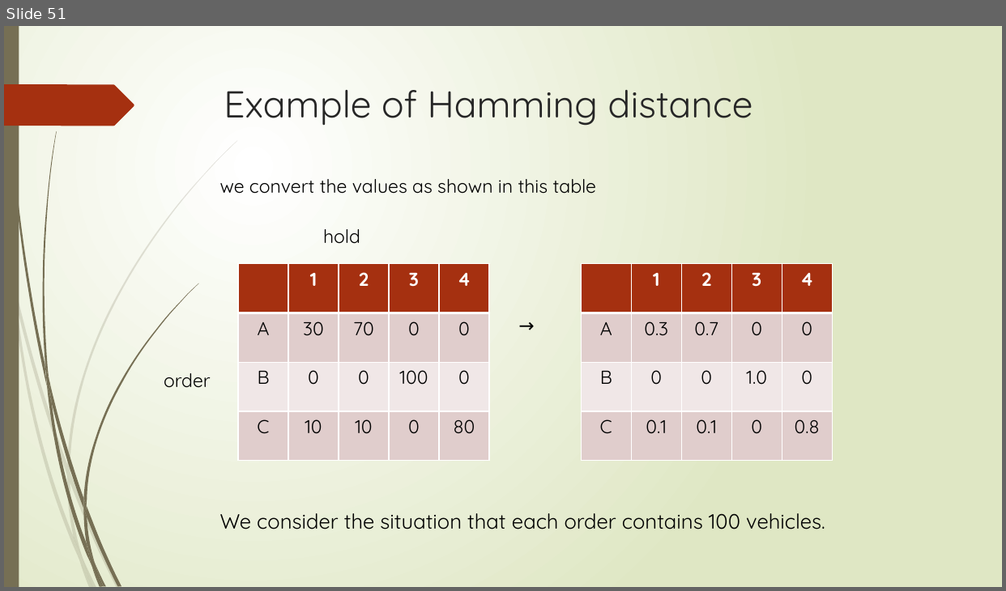
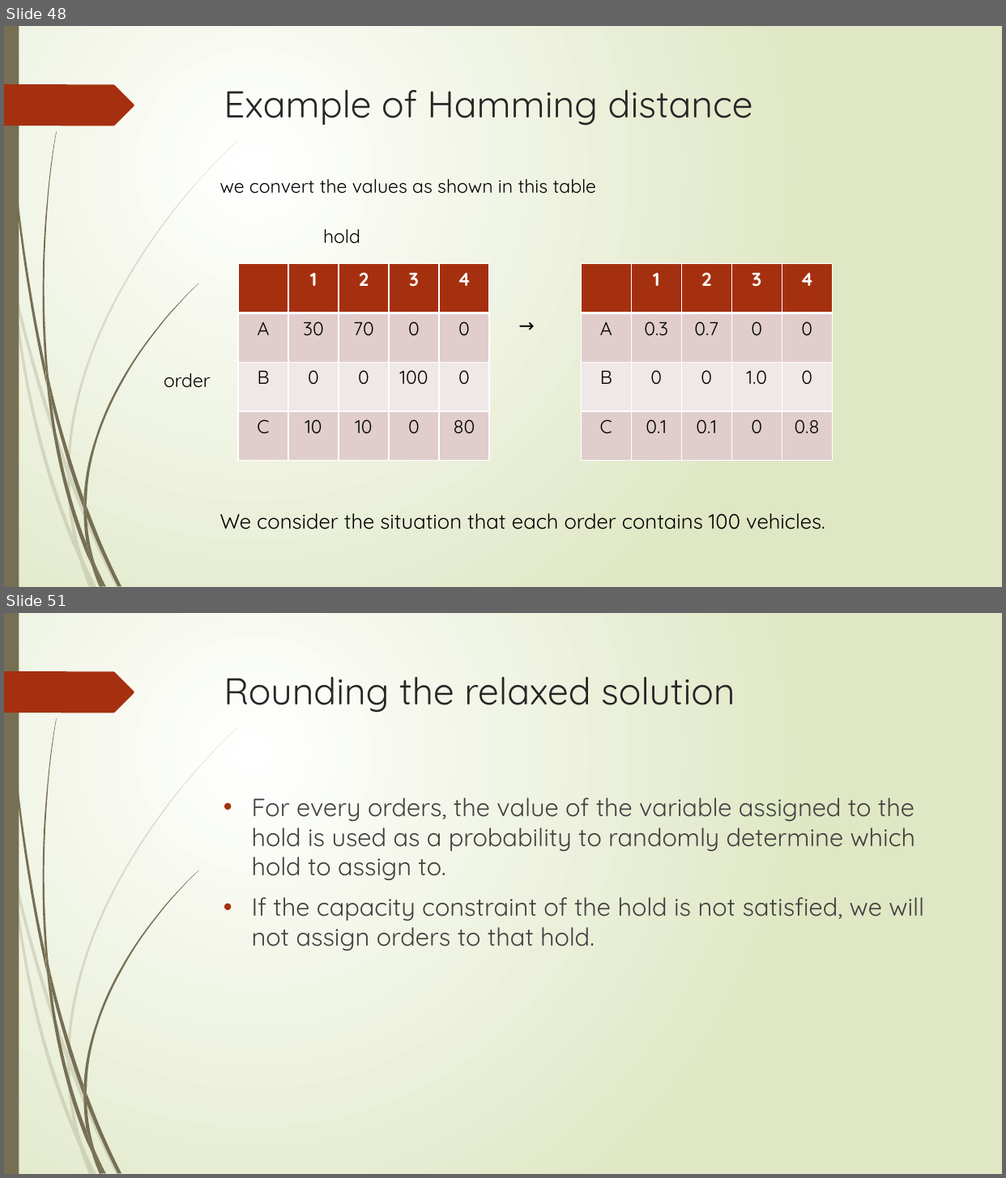
Before and after one commit to r-kurosu/kline_new, a slide deck: 竹田_修論発表.pptx. Shown one above the other, each under a label of ours: slide 51 before the commit, slides 48 and 51 after it; the slides between them are not shown. The pictures are 1006x591 and 1006x1178 pixels, drawn with LibreOffice and Linux fonts; fonts in the diff are those of the drawing. Boxes give left, top, right and bottom in pixels: in the first picture for what was removed or moved away, otherwise in the second. Text is boxed around its words. In the diff, an @@ line names an element or a change of style, - is before the commit and + after.

```diff
--- a/竹田_修論発表.pptx
+++ b/竹田_修論発表.pptx
@@ slide 51 added at (4,613,1002,1174), background gradient #FFFFFF to #DFE8C4; not listed: 24 template elements that a slide beside it also shows @@
@@ title added at (224,677,735,713), 36 pt, text #262626 @@
+Rounding the relaxed solution
@@ text added at (252,798,924,951), 24 pt, text #404040 @@
+• For every orders, the value of the variable assigned to the hold is used as a probability to randomly determine which hold to assign to.
+• If the capacity constraint of the hold is not satisfied, we will not assign orders to that hold.
@@ what was slide 51 is now slide 48 @@
```
Also in this commit, not shown: 3 slides changed.
